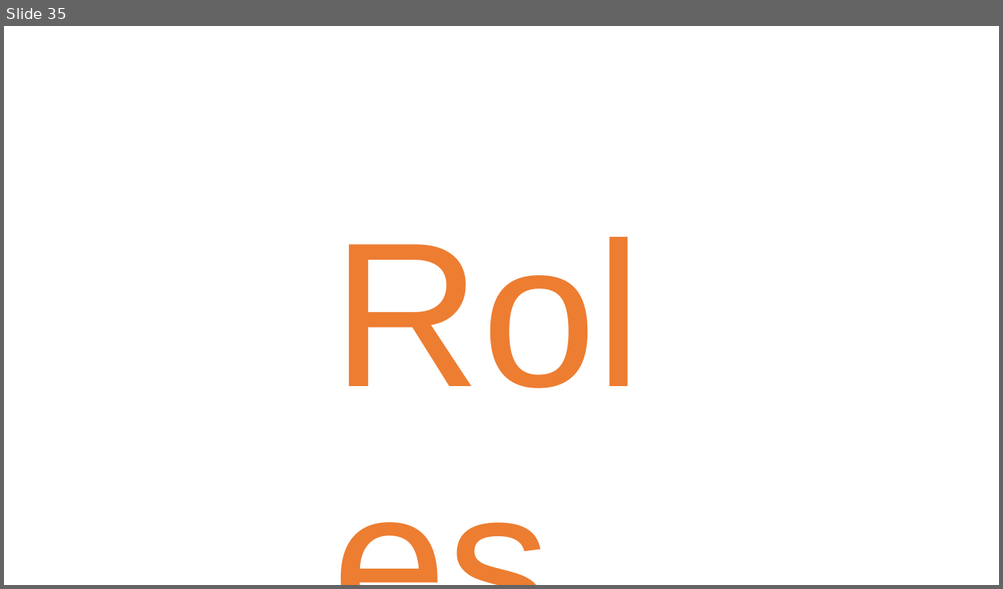
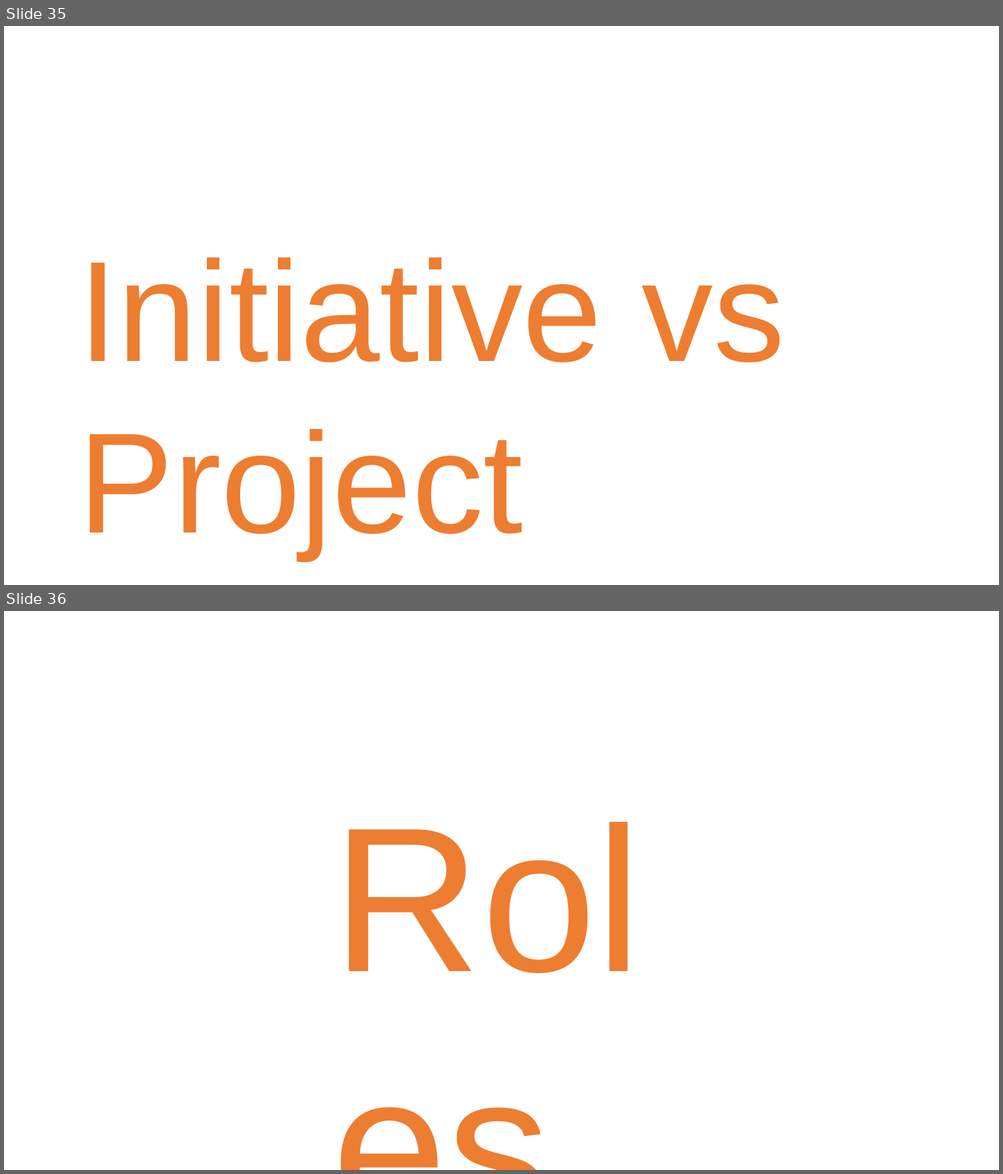
Before and after one commit to danielmarbach/RemoteWorking, a slide deck: presentation.pptx. Shown one above the other, each under a label of ours: slide 35 before the commit, slides 35 and 36 after it. The pictures are 1003x589 and 1003x1174 pixels, drawn with LibreOffice and Linux fonts; fonts in the diff are those of the drawing. Boxes give left, top, right and bottom in pixels: in the first picture for what was removed or moved away, otherwise in the second. Text is boxed around its words. In the diff, an @@ line names an element or a change of style, - is before the commit and + after.

Commit message:
Initiative vs project

```diff
--- a/presentation.pptx
+++ b/presentation.pptx
@@ slide 35 added at <box>4,26,999,585</box>, background #FFFFFF @@
@@ text added at <box>78,258,785,559</box>, 138 pt, text #ED7D31 @@
+Initiative vs Project
@@ what was slide 35 is now slide 36 @@
```
Also in this commit, not shown: 1 slide changed, 1 other file.
